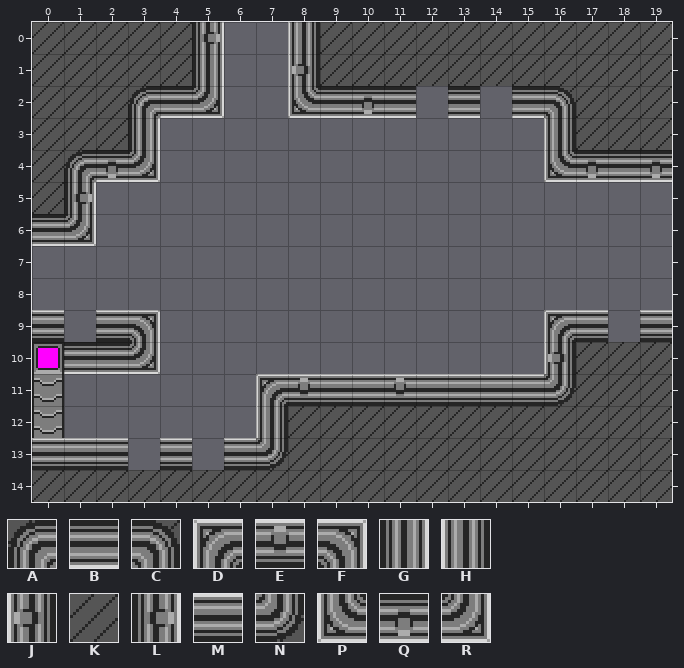
One commit to this Tiled map: assets/tilemaps/iteration/4/hub.tmx. The picture above is the old version.
Cells are 16x16 px. Shown: x 0..19, y 0..14.
Key: from "walls": A 0, B 1, C 2, D 3, E 4, F 5, G 20, H 22, J 23, K 24, L 25, M 41, N 42, P 43, Q 44, R 45.
_ is an empty cell.
Layer "walls" before, first column x 0:
 0 KKKKKL__HKKKKKKKKKKK
 1 KKKKKG__JKKKKKKKKKKK
 2 KKKABR__PBQB_B_BCKKK
 3 KKKG____________HKKK
 4 KAQR____________PQBQ
 5 KL__________________
 6 BR__________________
 7 ____________________
 8 ____________________
 9 M_MF____________DM_M
10 BBBR____________JKKK
11 _______DEMMEMMMMNKKK
12 _______HKKKKKKKKKKKK
13 MMM_M_MNKKKKKKKKKKKK
14 KKKKKKKKKKKKKKKKKKKK
Now the later version:
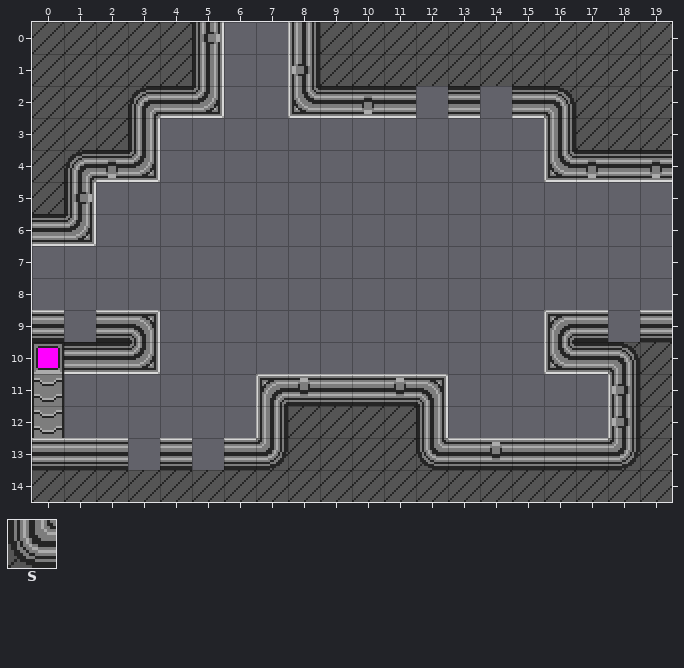
Further tiles: from "walls": S 40.
What changed:
{"where": "layer \"walls\""}
{"y":10,"x":16,"old":"JKK","new":"PBC"}
{"y":11,"x":12,"old":"MMMMNKK","new":"F_____J"}
{"y":12,"x":12,"old":"KKKKKKK","new":"G_____J"}
{"y":13,"x":12,"old":"KKKKKKK","new":"SMEMMMN"}
{"label":"changed","picture_box":[416,342,640,470]}
